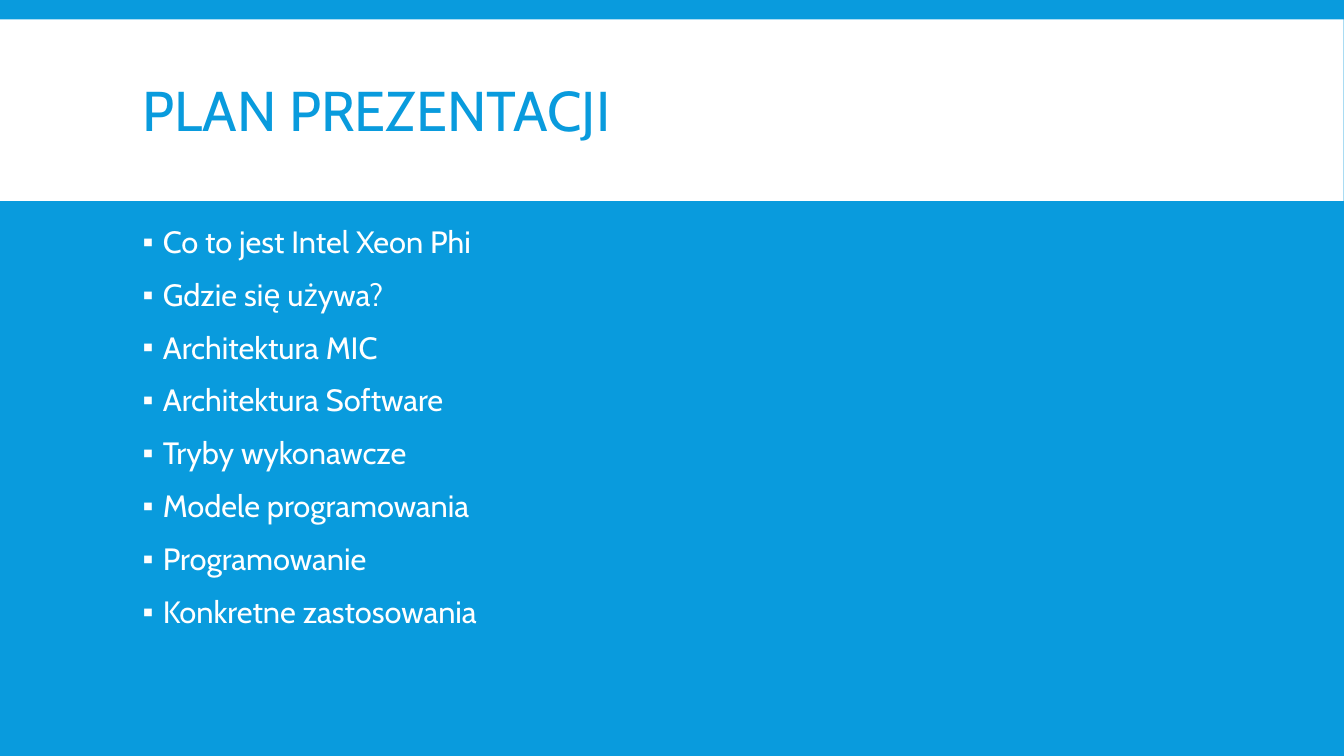
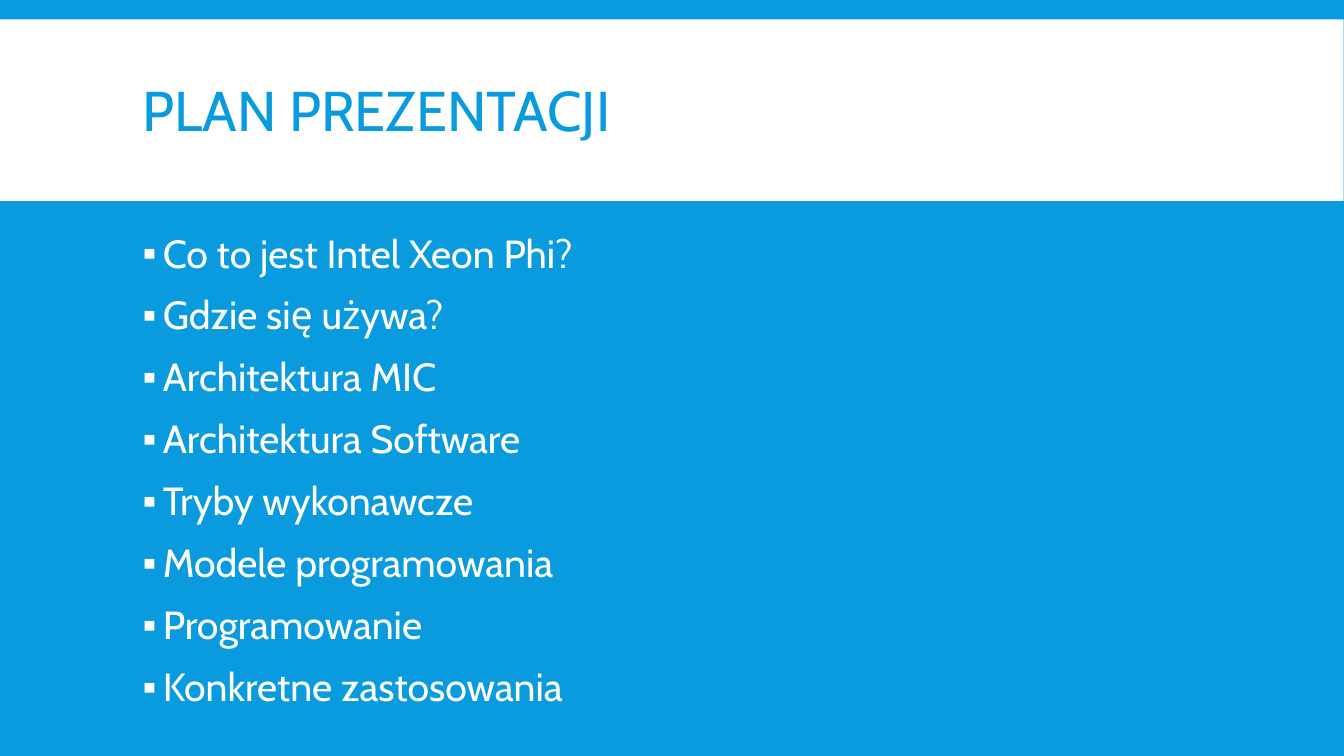
Before and after one commit to rafalgrm/architektury, a slide deck: slide 2 of Intel® Xeon Phi™ v2.pptx. Drawn at 1344x756 pixels with LibreOffice and Linux fonts; fonts in the diff are those of the drawing. Boxes give left, top, right and bottom in pixels: in the first picture for what was removed or moved away, otherwise in the second. Text is boxed around its words. In the diff, an @@ line names an element or a change of style, - is before the commit and + after.

```diff
--- a/Intel® Xeon Phi™ v2.pptx
+++ b/Intel® Xeon Phi™ v2.pptx
@@ text "Co to jest Intel Xeon ...": place and size @@
-text "Co to jest Intel Xeon ..." at [163,230,477,624]
+text "Co to jest Intel Xeon ..." at [163,238,573,702]
@@ text at [163,238,573,277]: text changed; size 22 to 28 pt @@
-▪ Co to jest Intel Xeon Phi
+▪ Co to jest Intel Xeon Phi?
@@ text at [163,299,563,702]: size 22 to 28 pt in "Gdzie się używa?", "Architektura MIC", "Architektura Software", "Tryby wykonawcze" and 3 more places @@
```
Also in this commit, not shown: 2 other slides changed, 3 other files.
